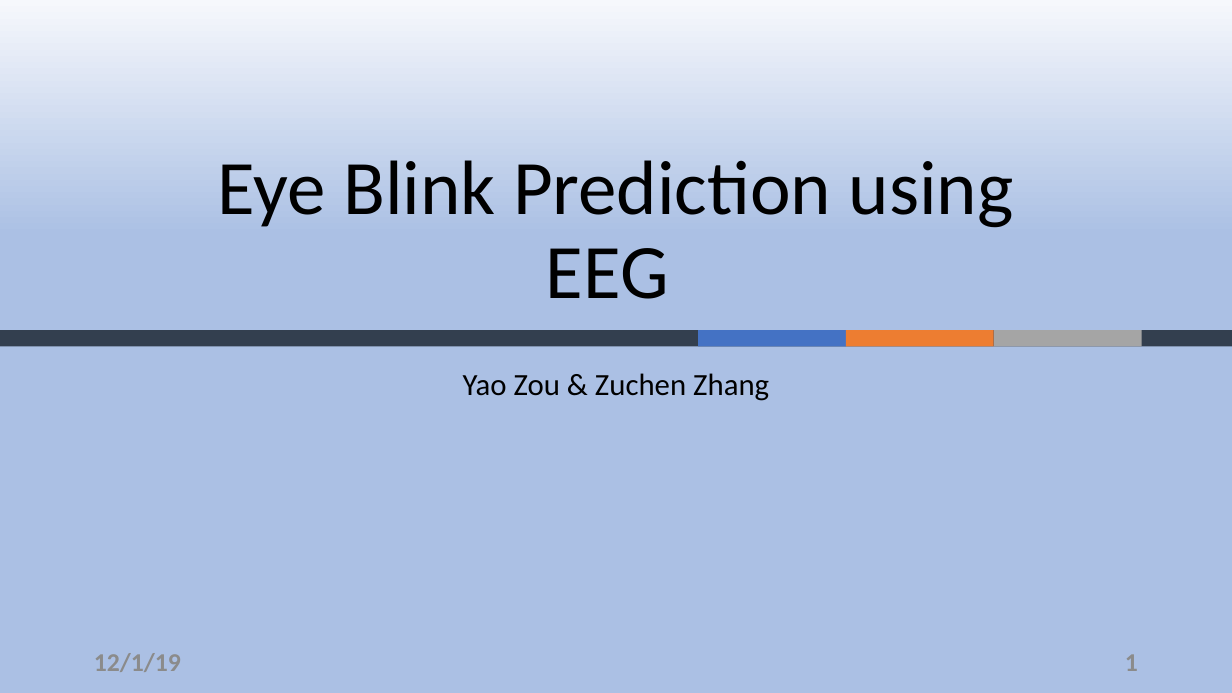
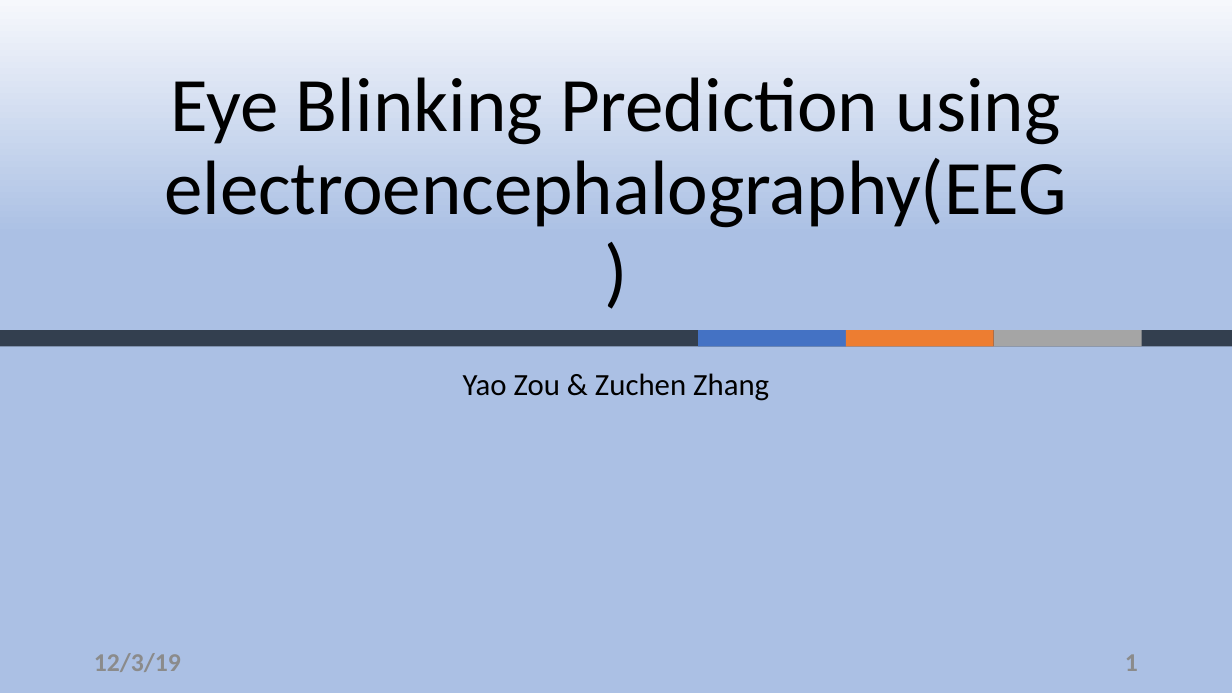
Before and after one commit to ZouYao0720/final-project-, a slide deck: slide 1 of final-presentation.pptx. Drawn at 1232x693 pixels with LibreOffice and Linux fonts; fonts in the diff are those of the drawing; background and template pictures are left out. Boxes give left, top, right and bottom in pixels: in the first picture for what was removed or moved away, otherwise in the second. Text is boxed around its words. In the diff, an @@ line names an element or a change of style, - is before the commit and + after.

```diff
--- a/final-presentation.pptx
+++ b/final-presentation.pptx
@@ title at box(164, 77, 1067, 228): text changed @@
-Eye Blink Prediction using EEG
+Eye Blinking Prediction using electroencephalography(EEG)
@@ text at box(94, 653, 181, 672): text changed @@
-12/1/19
+12/3/19
```
Also in this commit, not shown: 8 other slides changed, 3 slides added, 2 slides removed.
